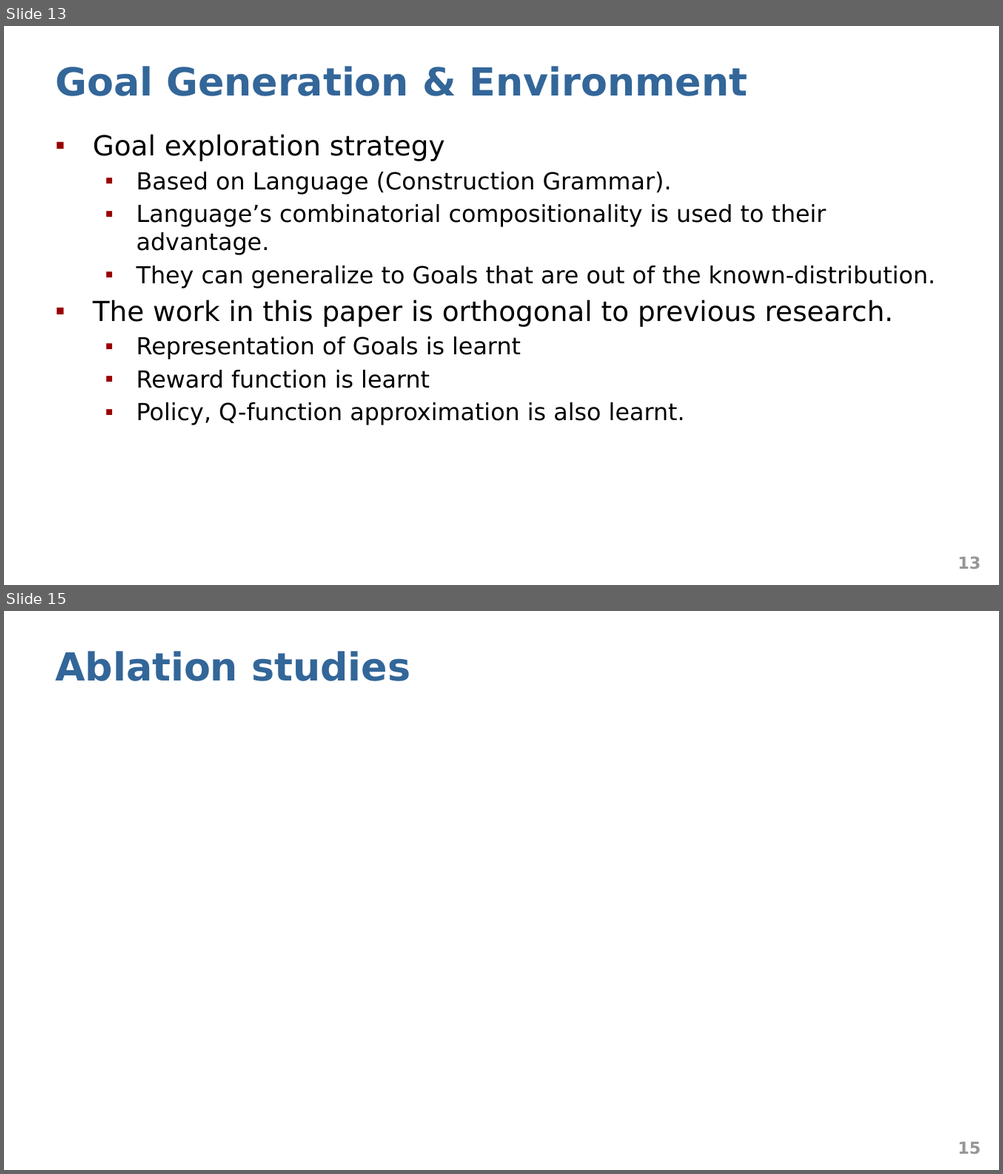
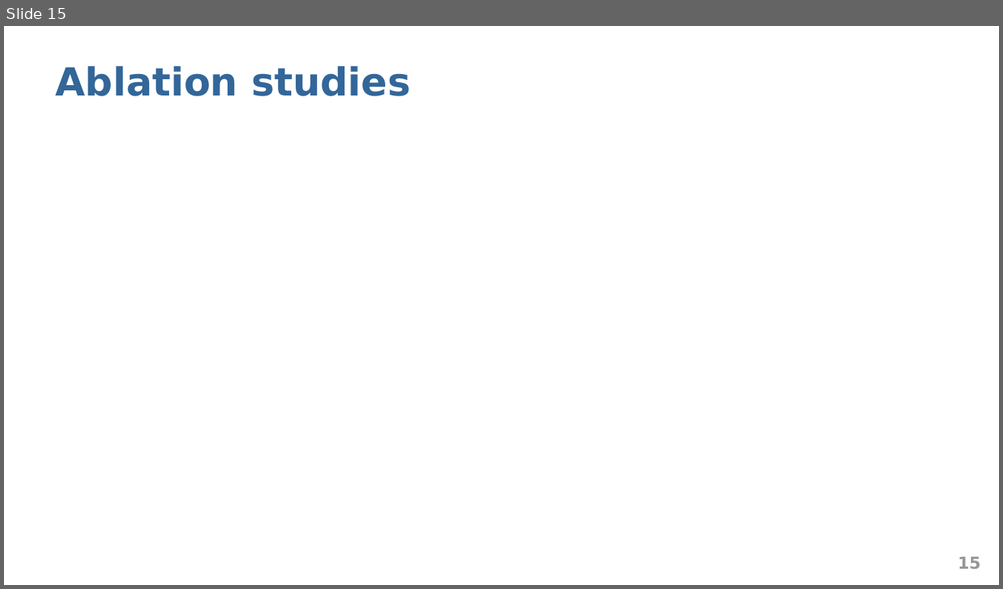
Before and after one commit to abduskhazi/deep-reinforcement-learning-seminar, a slide deck: presentation.pptx. Shown one above the other, each under a label of ours: slides 13 and 15 before the commit, slide 15 after it; the slides between them are not shown. The pictures are 1003x1174 and 1003x589 pixels, drawn with LibreOffice and Linux fonts; fonts in the diff are those of the drawing. Boxes give left, top, right and bottom in pixels: in the first picture for what was removed or moved away, otherwise in the second. Text is boxed around its words. In the diff, an @@ line names an element or a change of style, - is before the commit and + after.

```diff
--- a/presentation.pptx
+++ b/presentation.pptx
@@ slide 13 removed at box(4, 26, 999, 585), background #FFFFFF @@
@@ title removed at box(55, 66, 747, 96) @@
-Goal Generation & Environment
@@ text removed at box(93, 134, 936, 426) @@
-▪ Goal exploration strategy
-  ▪ Based on Language (Construction Grammar).
-  ▪ Language’s combinatorial compositionality is used to their advantage.
-  ▪ They can generalize to Goals that are out of the known-distribution.
-▪ The work in this paper is orthogonal to previous research.
-  ▪ Representation of Goals is learnt
-  ▪ Reward function is learnt
-  ▪ Policy, Q-function approximation is also learnt.
@@ page number removed at box(957, 557, 980, 569) @@
-13
```
Also in this commit, not shown: 7 slides changed, 2 slides added, 1 other slide removed.
